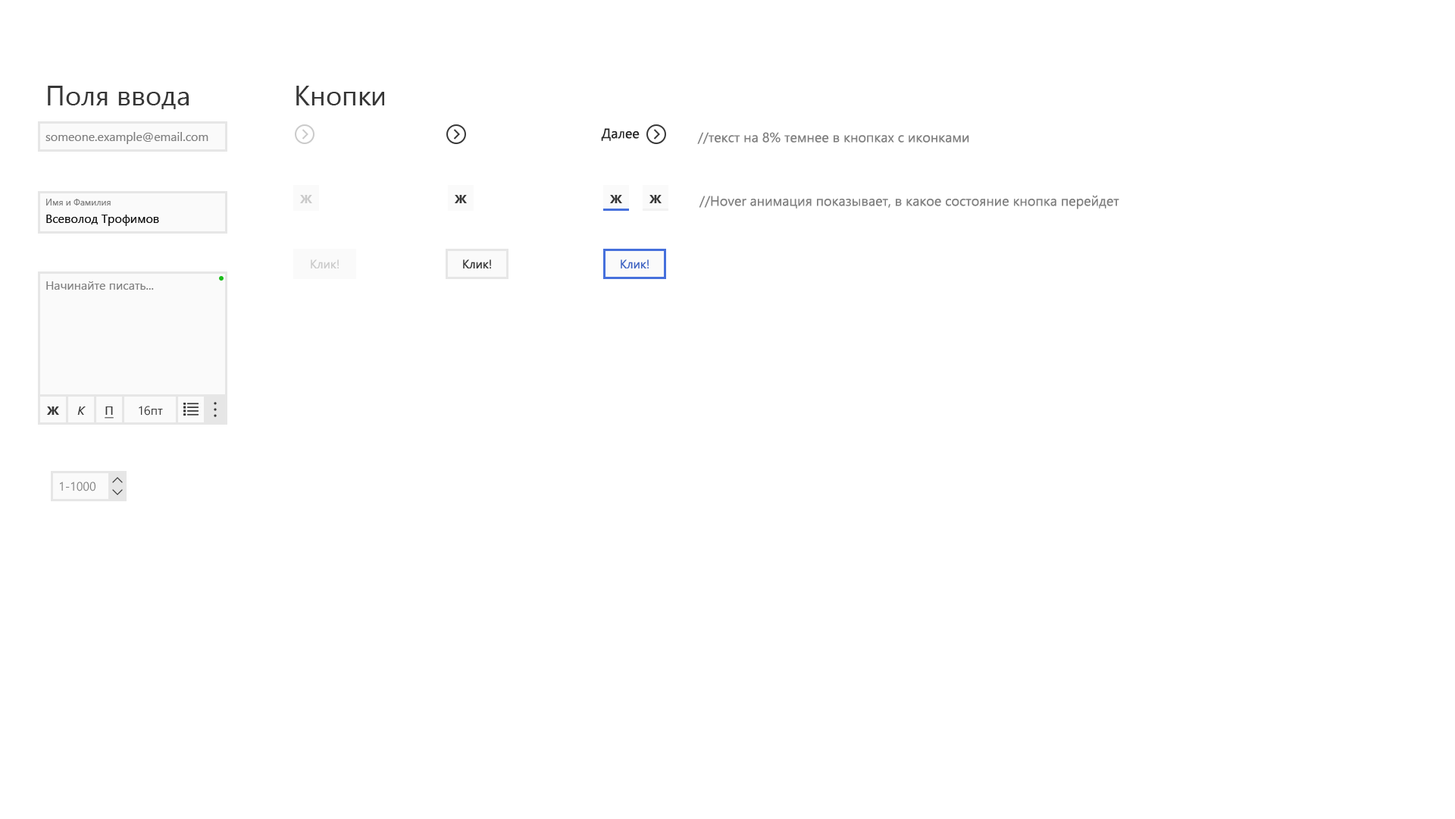
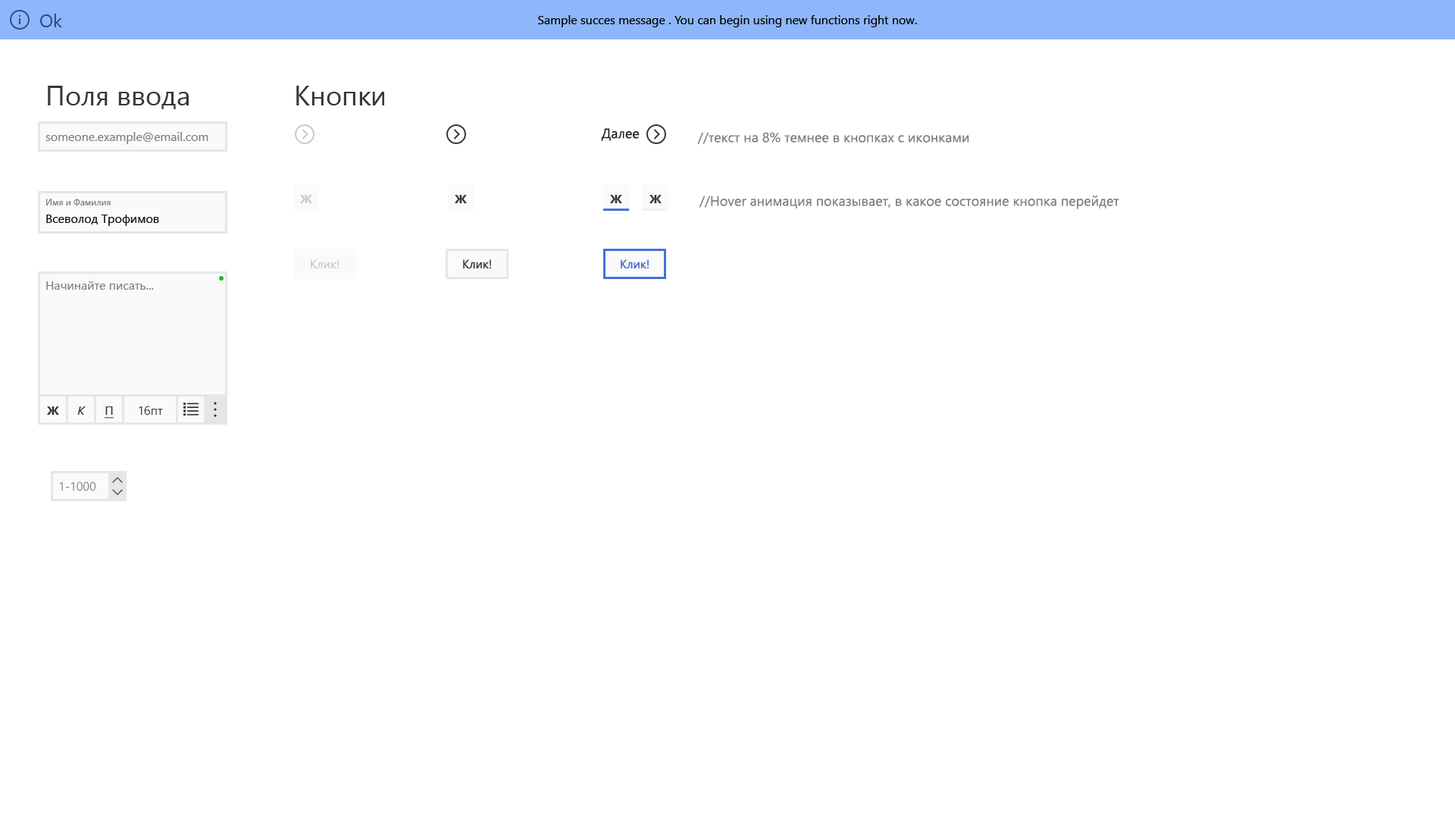
The second 1455x819 image is a revision of the first. Changes to its layers:
added group "Neutral" with 4 layers in group "Notifications" over [0, 0, 1455, 40]
added layer "info" in group "Neutral" over [9, 9, 30, 30]
added layer "Heading" (4th of 4, in "UI elements" › "Notifications" › "Neutral") in group "Neutral" over [40, 13, 63, 28]
added layer "Text" (4th of 7, in "UI elements" › "Notifications" › "Neutral") in group "Neutral" over [538, 15, 918, 28]
added layer "BG" (4th of 14, in "UI elements" › "Notifications" › "Neutral") in group "Neutral" over [0, 0, 1455, 40]
